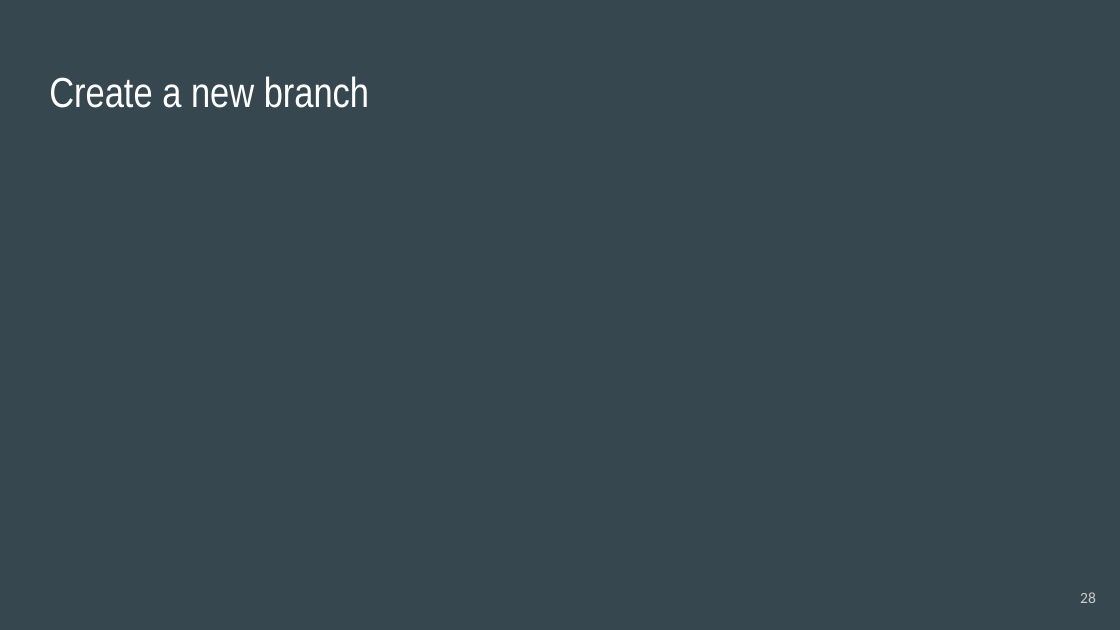
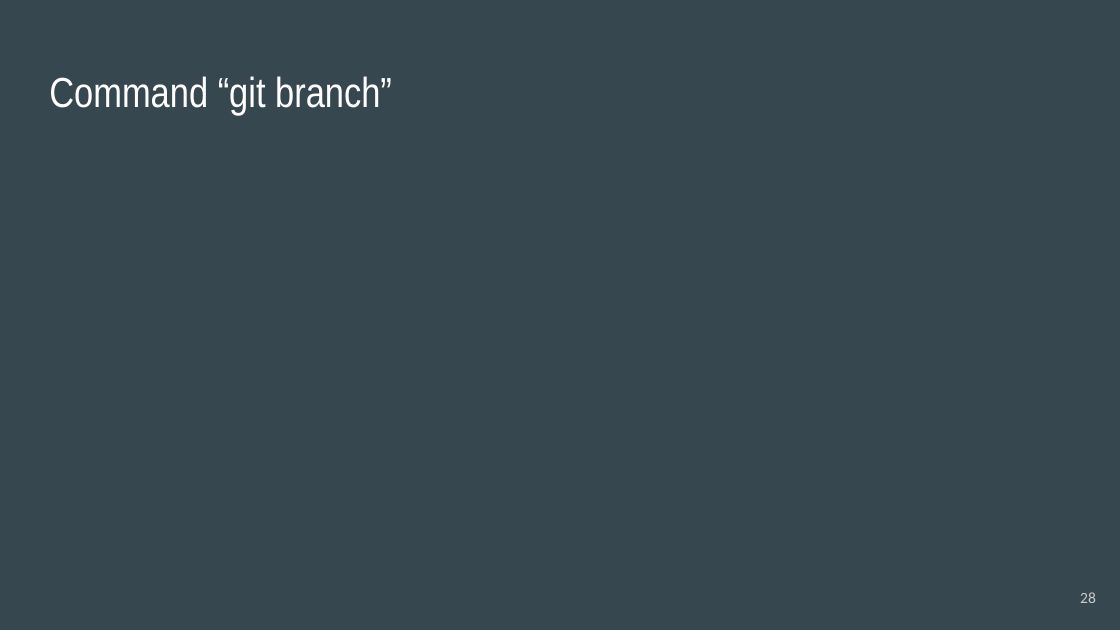
Before and after one commit to acchi17/StudyGit, a slide deck: slide 28 of GitStudySession.pptx. Drawn at 1120x630 pixels with LibreOffice and Linux fonts; fonts in the diff are those of the drawing. Boxes give left, top, right and bottom in pixels: in the first picture for what was removed or moved away, otherwise in the second. Text is boxed around its words. In the diff, an @@ line names an element or a change of style, - is before the commit and + after.

Commit message:
Change

```diff
--- a/GitStudySession.pptx
+++ b/GitStudySession.pptx
@@ title at (49, 76, 392, 116): text changed @@
-Create a new branch
+Command “git branch”
```
Also in this commit, not shown: 1 other slide changed.
